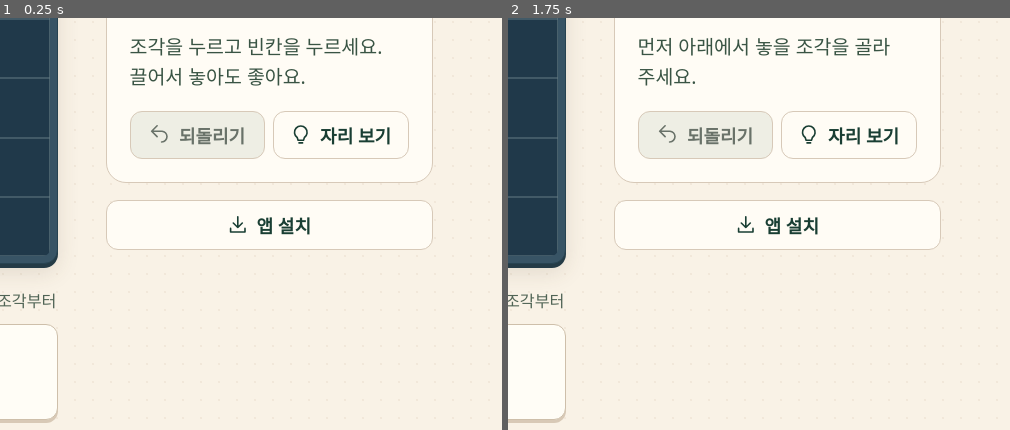
Above: before the commit, frames 1-2 (left to right).
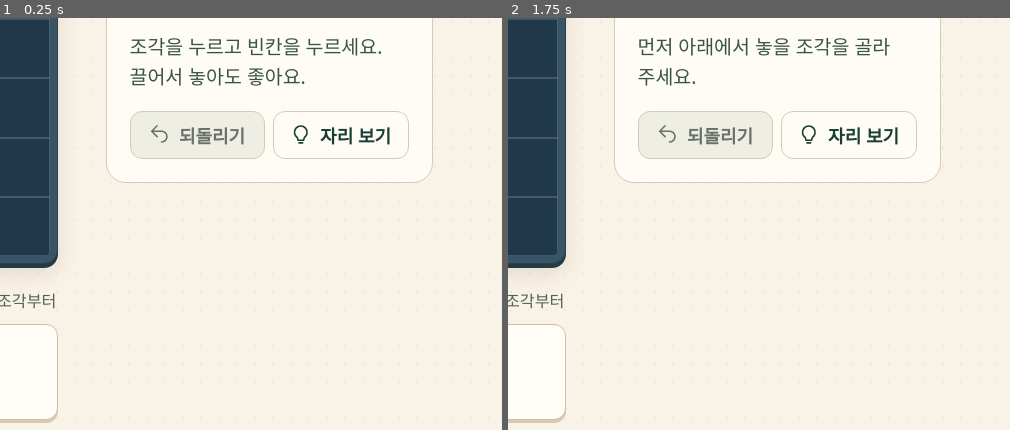
Above: after the commit, the same moments.

Repository: novqst47a-ux/silver_block_puzzle
Game: browser game, page index.html
Two runs of this game, one before a commit and one after it. Both use one fixed random seed, a clock stepped at 60 frames per second and the inputs below.
Inputs (mouse positions are % of the whole screen's width and height, from its top left):
- Up to frame 1 (0.25 s): no input
- Up to frame 2 (1.75 s): click (31, 50) at 0.27 s; hold Down from 1.03 s (still down); click (29, 53) at 1.07 s; tap Space at 1.1, 1.35, 1.6 s; click (28, 46) at 1.17 s; click (15, 56) at 1.57 s; tap Enter at 1.72 s
The pictures show only the part of the screen within x 50-100%, y 50-100%; the shares and areas given below are measured in that part.

The runs differ from the first frame. In frame 1, 0.7% of the frame differs, in the area x 21-87%, y 44-57%; in frame 2, 0.7%.

Commit message:
Offer app installation on Android only

Diff:
--- a/index.html
+++ b/index.html
@@ -6,7 +6,6 @@
   <meta name="theme-color" content="#f7f4e9">
   <title>한 줄 마당 · 블록 퍼즐</title>
   <link rel="icon" href="./icon.svg" type="image/svg+xml">
-  <link rel="apple-touch-icon" sizes="180x180" href="./icons/apple-touch.png">
   <link rel="manifest" href="./manifest.webmanifest">
   <link rel="stylesheet" href="./style.css">
   <script defer src="./storage.js"></script>
--- a/install.js
+++ b/install.js
@@ -1,13 +1,15 @@
 "use strict";
 
 (() => {
+  const android=navigator.userAgentData?.platform==="Android" || /Android/i.test(navigator.userAgent);
+  if(!android)return;
   const button=document.getElementById("installBtn");
   const standalone=matchMedia("(display-mode: standalone)");
   let pending=null;
   let installed=false;
 
   function updateButton(){
-    button.hidden=installed || standalone.matches || navigator.standalone===true;
+    button.hidden=installed || standalone.matches;
   }
   window.addEventListener("beforeinstallprompt",event=>{
     event.preventDefault();
@@ -22,16 +24,7 @@
   standalone.addEventListener("change",updateButton);
 
   function showSteps(){
-    const appleMobile=/iPad|iPhone|iPod/.test(navigator.userAgent) ||
-      (navigator.platform==="MacIntel" && navigator.maxTouchPoints>1);
-    let steps;
-    if(appleMobile){
-      steps="<li>Safari에서 이 게임을 열고 <b>공유</b>를 누르세요.</li><li><b>홈 화면에 추가</b>를 고르세요.</li><li>‘웹 앱으로 열기’가 보이면 켜고 <b>추가</b>를 누르세요.</li>";
-    }else if(/Android/.test(navigator.userAgent)){
-      steps="<li>Chrome에서 이 게임을 열고 오른쪽 위 <b>⋮</b> 메뉴를 누르세요.</li><li><b>홈 화면에 추가</b> 또는 <b>앱 설치</b>를 선택하세요.</li><li>화면에 뜬 <b>설치</b> 또는 <b>추가</b>를 누르세요.</li>";
-    }else{
-      steps="<li>Chrome이나 Edge에서 이 게임을 여세요.</li><li>주소창의 <b>설치 아이콘</b>을 누르거나 브라우저 메뉴에서 앱 설치를 선택하세요.</li>";
-    }
+    const steps="<li>Chrome에서 이 게임을 열고 오른쪽 위 <b>⋮</b> 메뉴를 누르세요.</li><li><b>홈 화면에 추가</b> 또는 <b>앱 설치</b>를 선택하세요.</li><li>화면에 뜬 <b>설치</b> 또는 <b>추가</b>를 누르세요.</li>";
     dialog("앱 설치","<ol>"+steps+"</ol><button class='primary' data-do='close'>놀이로 돌아가기</button>");
   }
   button.onclick=async()=>{
--- a/sw.js
+++ b/sw.js
@@ -1,7 +1,7 @@
 const prefix="hanjul:"+self.registration.scope+":";
-const cacheName=prefix+"7";
+const cacheName=prefix+"8";
 const files=["./","./index.html","./style.css","./storage.js","./rules.js","./portraits.js","./game.js","./install.js",
-  "./manifest.webmanifest","./icon.svg","./icons/icon-192.png","./icons/icon-512.png","./icons/apple-touch.png"];
+  "./manifest.webmanifest","./icon.svg","./icons/icon-192.png","./icons/icon-512.png"];
 self.addEventListener("install",e=>e.waitUntil(caches.open(cacheName).then(c=>c.addAll(files))));
 self.addEventListener("activate",e=>e.waitUntil((async()=>{
   for(const k of await caches.keys()) if(k.startsWith(prefix)&&k!==cacheName)await caches.delete(k);
Binary file removed: icons/apple-touch.png
